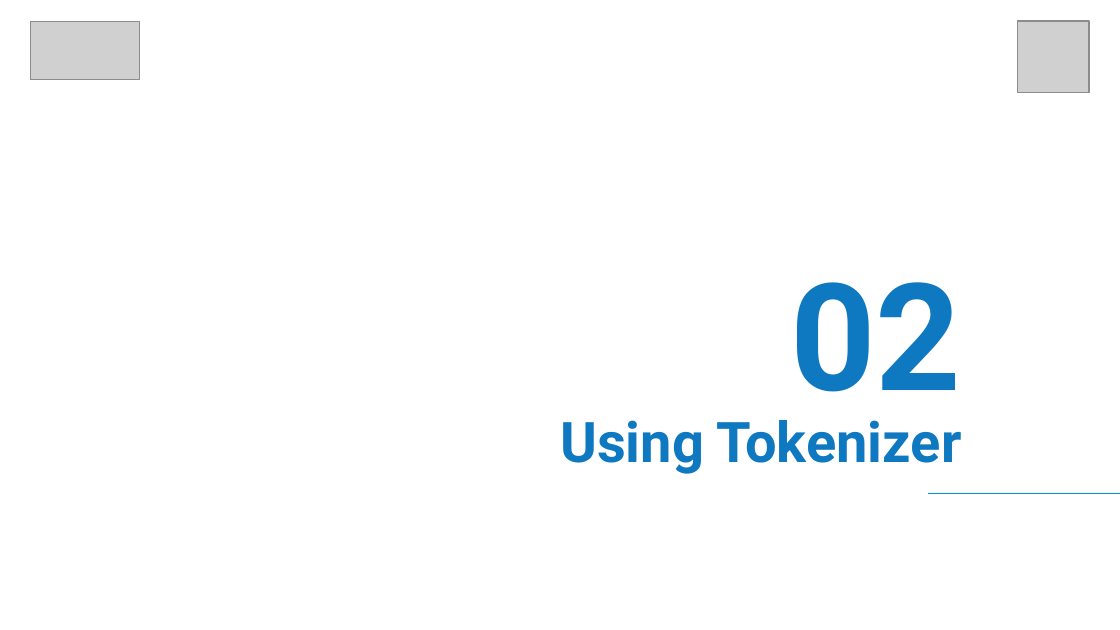
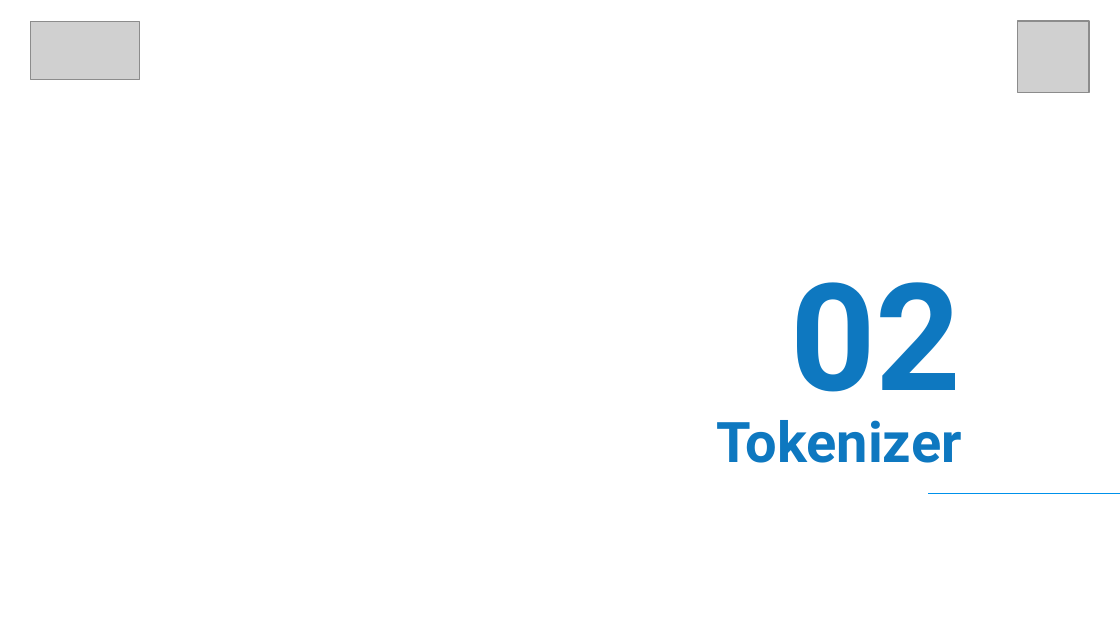
Before and after one commit to VinhDevNguyen/Tensorflow_Seminar, a slide deck: slide 9 of 3_NLP_In_TF/Week_1/Slide/Sentiment_In_Text.pptx. Drawn at 1120x630 pixels with LibreOffice and Linux fonts; fonts in the diff are those of the drawing; grey boxes stand for pictures; background and template pictures are left out. Boxes give left, top, right and bottom in pixels: in the first picture for what was removed or moved away, otherwise in the second. Text is boxed around its words. In the diff, an @@ line names an element or a change of style, - is before the commit and + after.

```diff
--- a/3_NLP_In_TF/Week_1/Slide/Sentiment_In_Text.pptx
+++ b/3_NLP_In_TF/Week_1/Slide/Sentiment_In_Text.pptx
@@ title at (717, 420, 962, 463): text changed @@
-Using Tokenizer
+Tokenizer
```
Also in this commit, not shown: 6 other slides changed, 11 slides added, 5 slides removed.
